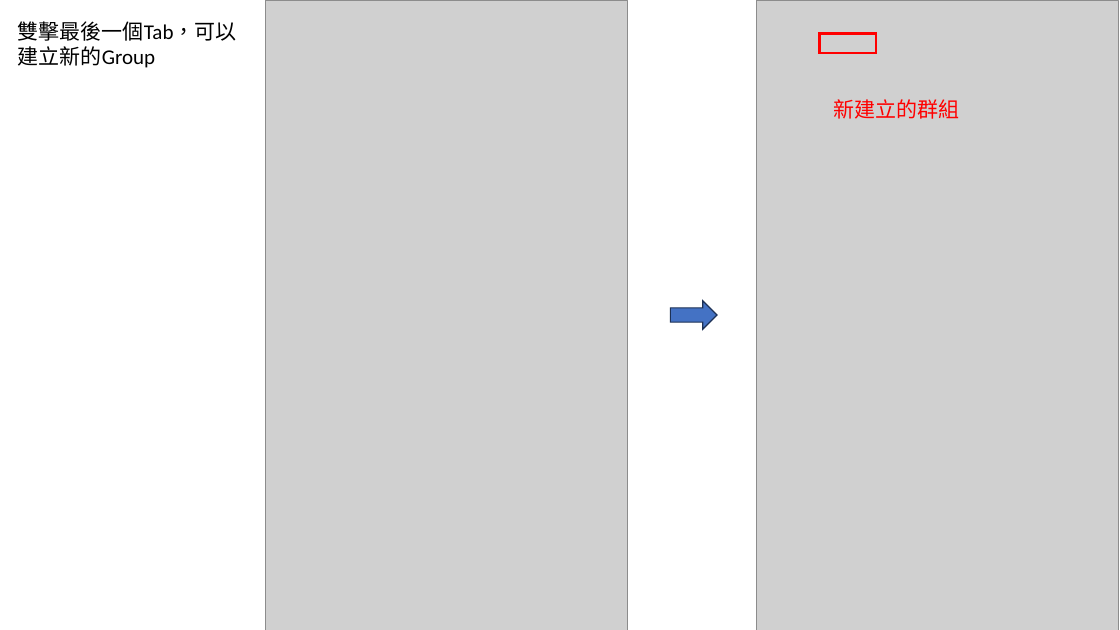
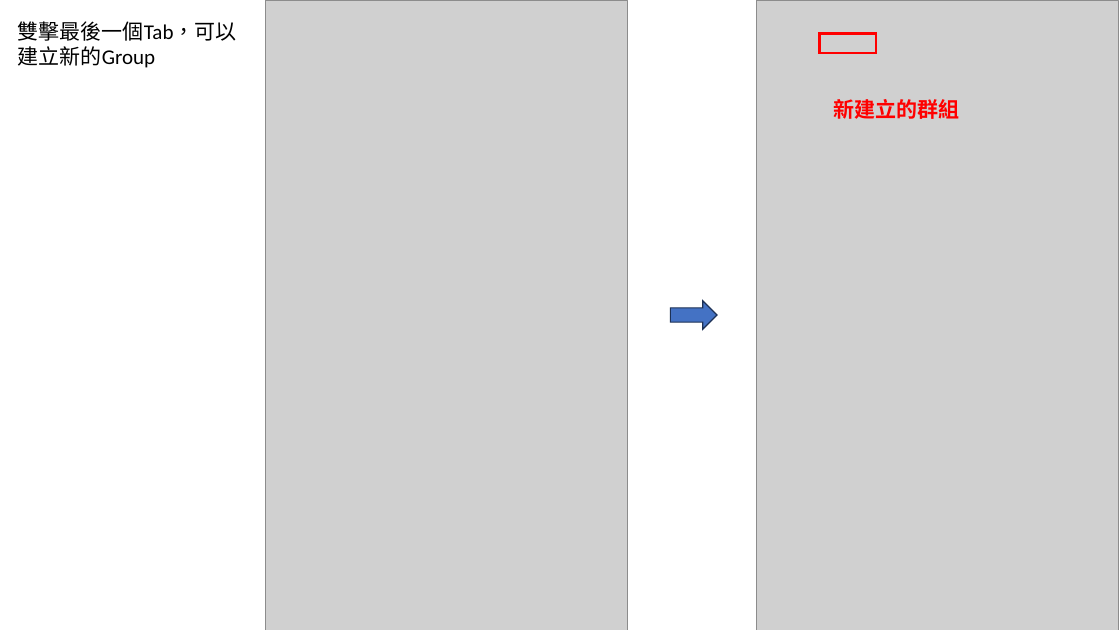
Before and after one commit to foxking0416/PythonStockPrice, a slide deck: slide 6 of 教學.pptx. Drawn at 1120x630 pixels with LibreOffice and Linux fonts; fonts in the diff are those of the drawing; grey boxes stand for pictures. Boxes give left, top, right and bottom in pixels: in the first picture for what was removed or moved away, otherwise in the second. Text is boxed around its words. In the diff, an @@ line names an element or a change of style, - is before the commit and + after.

Commit message:
修改教學ppt

```diff
--- a/教學.pptx
+++ b/教學.pptx
@@ text "新建立的群組" at (834,99,960,119): bold on @@
```
